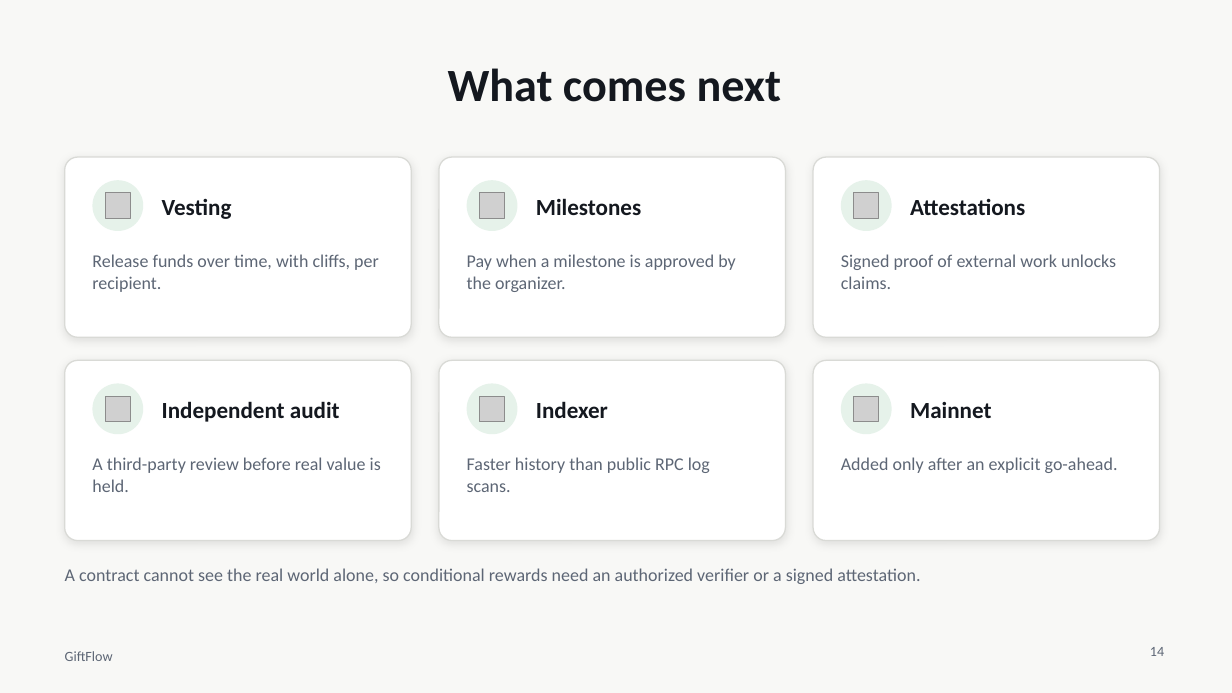
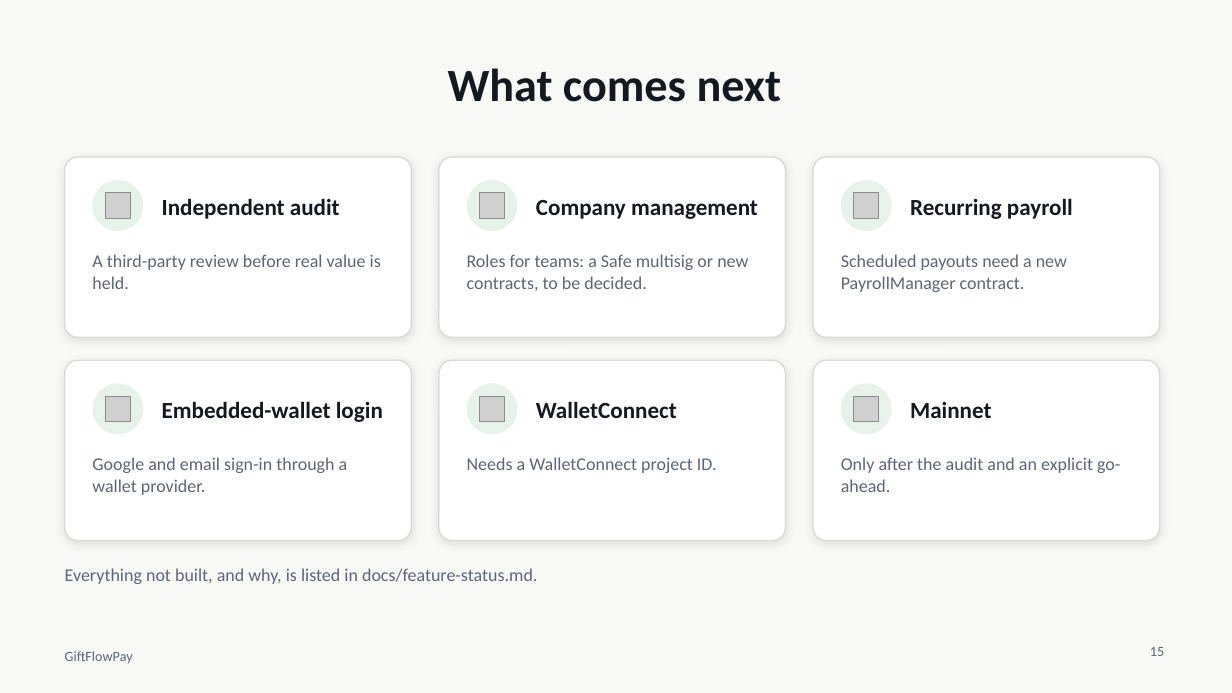
Before and after one commit to sadikul880/giftflowpay-by-arc, a slide deck: slide 15 of docs/presentation/GiftFlow-presentation.pptx (slide 14 before the commit). Drawn at 1232x693 pixels with LibreOffice and Linux fonts; fonts in the diff are those of the drawing; grey boxes stand for pictures. Boxes give left, top, right and bottom in pixels: in the first picture for what was removed or moved away, otherwise in the second. Text is boxed around its words. In the diff, an @@ line names an element or a change of style, - is before the commit and + after.

```diff
--- a/docs/presentation/GiftFlow-presentation.pptx
+++ b/docs/presentation/GiftFlow-presentation.pptx
@@ text at (162, 198, 340, 219): text changed @@
-Vesting
+Independent audit
@@ text at (536, 200, 758, 219): text changed @@
-Milestones
+Company management
@@ text at (910, 198, 1073, 219): text changed @@
-Attestations
+Recurring payroll
@@ text at (92, 254, 381, 289): text changed @@
-Release funds over time, with cliffs, per recipient.
+A third-party review before real value is held.
@@ text at (467, 254, 748, 291): text changed @@
-Pay when a milestone is approved by the organizer.
+Roles for teams: a Safe multisig or new contracts, to be decided.
@@ text at (841, 254, 1067, 292): text changed @@
-Signed proof of external work unlocks claims.
+Scheduled payouts need a new PayrollManager contract.
@@ text at (162, 401, 383, 422): text changed @@
-Independent audit
+Embedded-wallet login
@@ text at (536, 401, 677, 418): text changed @@
-Indexer
+WalletConnect
@@ text at (92, 457, 348, 495): text changed @@
-A third-party review before real value is held.
+Google and email sign-in through a wallet provider.
@@ text at (467, 457, 717, 473): text changed @@
-Faster history than public RPC log scans.
+Needs a WalletConnect project ID.
@@ text at (841, 457, 1120, 492): text changed @@
-Added only after an explicit go-ahead.
+Only after the audit and an explicit go-ahead.
@@ text at (65, 568, 537, 584): text changed @@
-A contract cannot see the real world alone, so conditional rewards need an authorized verifier or a signed attestation.
+Everything not built, and why, is listed in docs/feature-status.md.
@@ text at (65, 651, 133, 663): text changed @@
-GiftFlow
+GiftFlowPay
@@ page number at (1150, 647, 1164, 656): text changed @@
-14
+15
```
Also in this commit, not shown: 13 other slides changed, 2 slides added, 1 slide removed, 39 other files.
